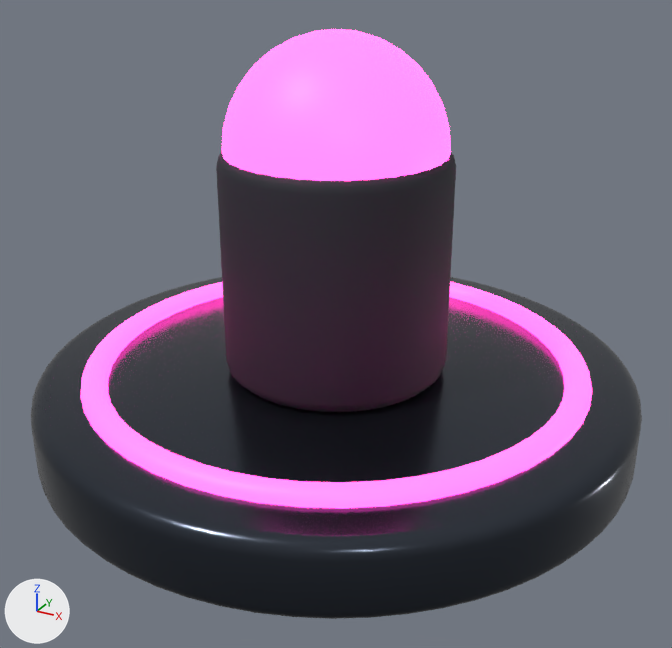
An edit to the glTF model app/src/main/assets/models/rebatedor_p2.glb, drawn before and after from the same camera.
One viewpoint serves both versions: a 50 mm lens placed at (0.0892, -0.1623, 0.1068), pointed at (0.0031, -0.0057, 0.0285). Lighting does not change. The marker at lower left points along +X, +Y and +Z. The picture after the commit comes second.

Objects in the first picture: 'Striker_P2_Base', 'Striker_P2_Dome', 'Striker_P2_Knob', 'Striker_P2_NeonRing'.
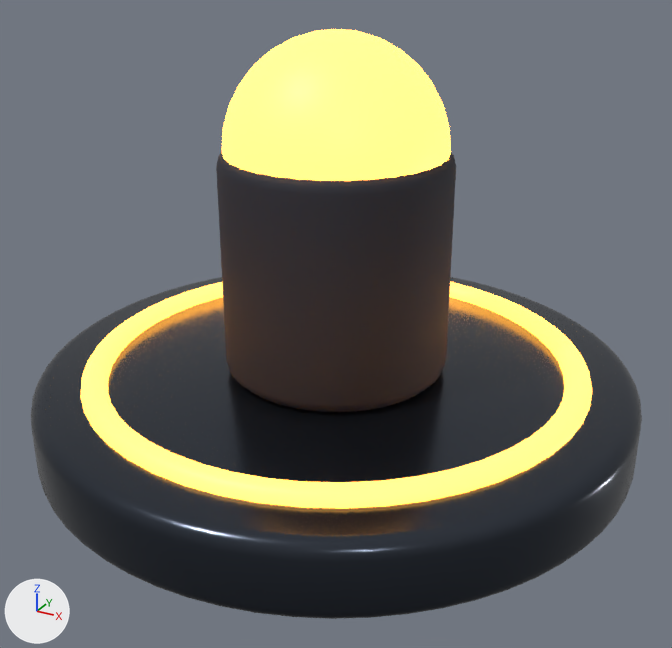
The change, as a list of edits to the scene's bpy script:
```text
Add mat_neonorange:
    mat_neonorange = principled_material('NeonOrange')
    mat_neonorange.base_color = (1.0, 0.4, 0.05)  # orange #ffaa3f
    mat_neonorange.emission_color = (1.0, 0.4, 0.05)  # orange #ffaa3f
    mat_neonorange.emission_strength = 5.0
Change me_sphere_002:
    where me_sphere_002.from_pydata(...)  # 482 vertices, 960 faces; spans x -0.0228..0.0228, y -0.0228..0.0228, z -0.0228..0.0228
    remove me_sphere_002.materials.append(mat_neonmagenta)  # pink #ff3fb3, glowing pink #ff3fb3
    add me_sphere_002.materials.append(mat_neonorange)  # orange #ffaa3f, glowing orange #ffaa3f
Change me_torus_005:
    where me_torus_005.from_pydata(...)  # 768 vertices, 1536 faces; spans x -0.0548..0.0548, y -0.0548..0.0548, z -0.0028..0.0028
    remove me_torus_005.materials.append(mat_neonmagenta)  # pink #ff3fb3, glowing pink #ff3fb3
    add me_torus_005.materials.append(mat_neonorange)  # orange #ffaa3f, glowing orange #ffaa3f
```

Changed parts and their boxes [x1, y1, x2, y2] in the pictures (672 x 648 px):
'Striker_P2_Dome', recoloured: [222, 29, 451, 181] in both
'Striker_P2_NeonRing', recoloured: [80, 282, 592, 509] in both
